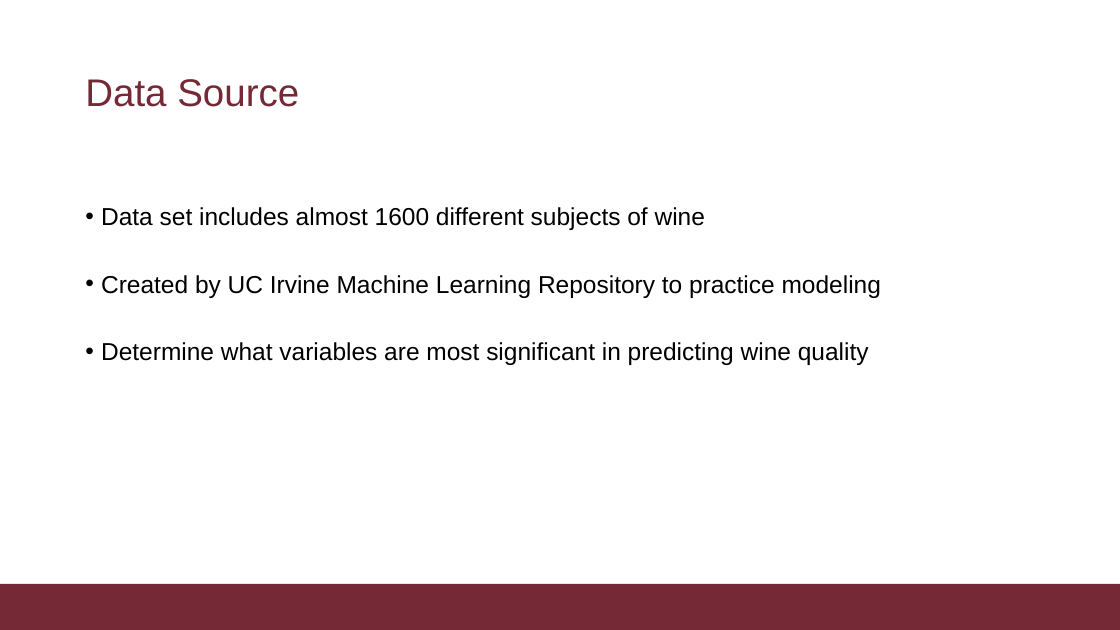
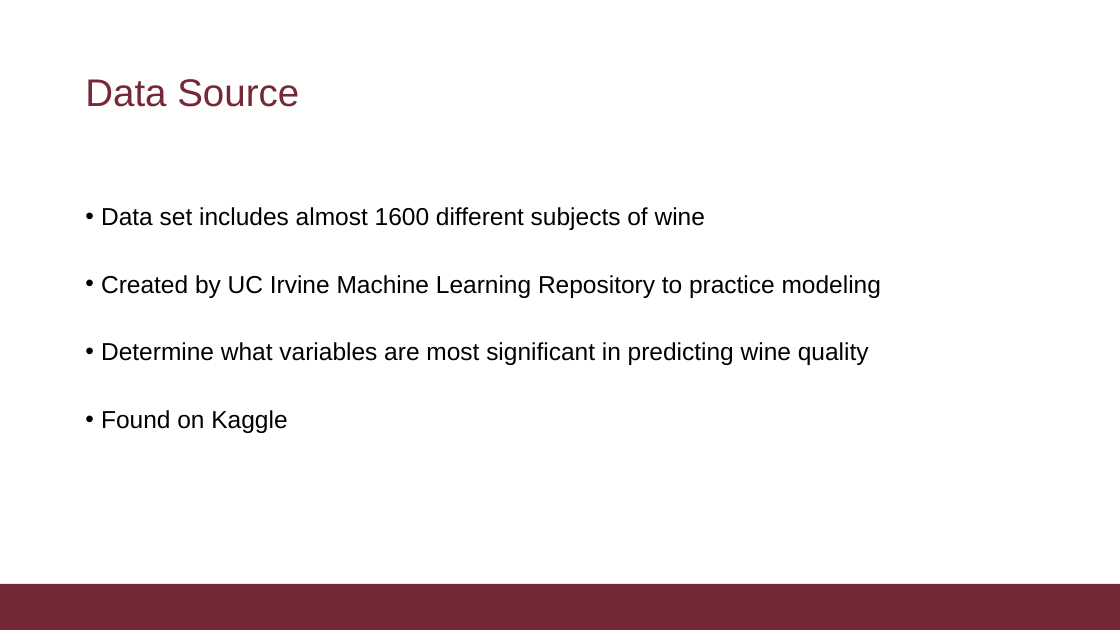
Before and after one commit to JamesonBuie/FinalProject_JFB, a slide deck: slide 3 of FinalProjectPPT_JFB.pptx. Drawn at 1120x630 pixels with LibreOffice and Linux fonts; fonts in the diff are those of the drawing; background and template pictures are left out. Boxes give left, top, right and bottom in pixels: in the first picture for what was removed or moved away, otherwise in the second. Text is boxed around its words. In the diff, an @@ line names an element or a change of style, - is before the commit and + after.

```diff
--- a/FinalProjectPPT_JFB.pptx
+++ b/FinalProjectPPT_JFB.pptx
@@ text at [101,410,287,433]: paragraph added @@
+• Found on Kaggle
```
Also in this commit, not shown: 1 slide added.
